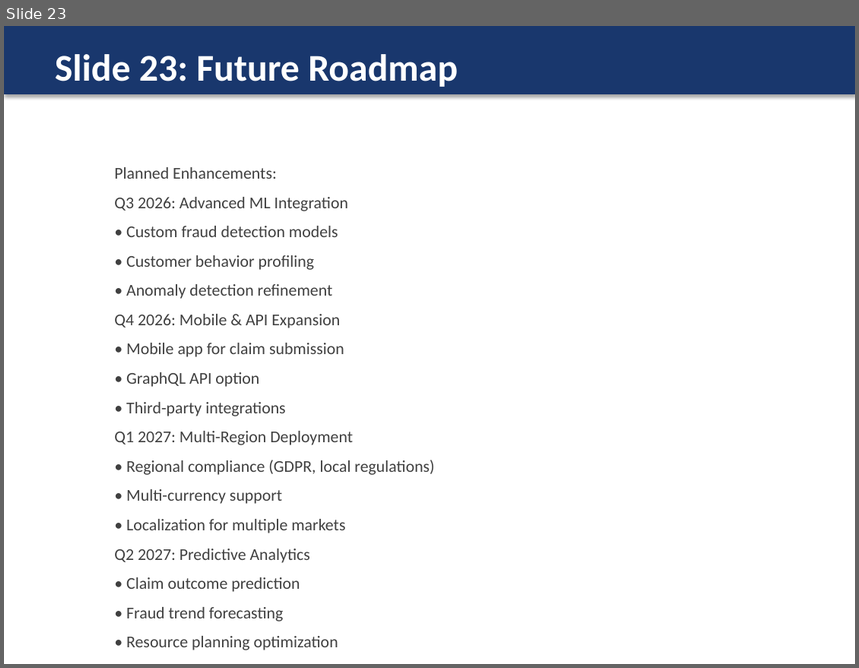
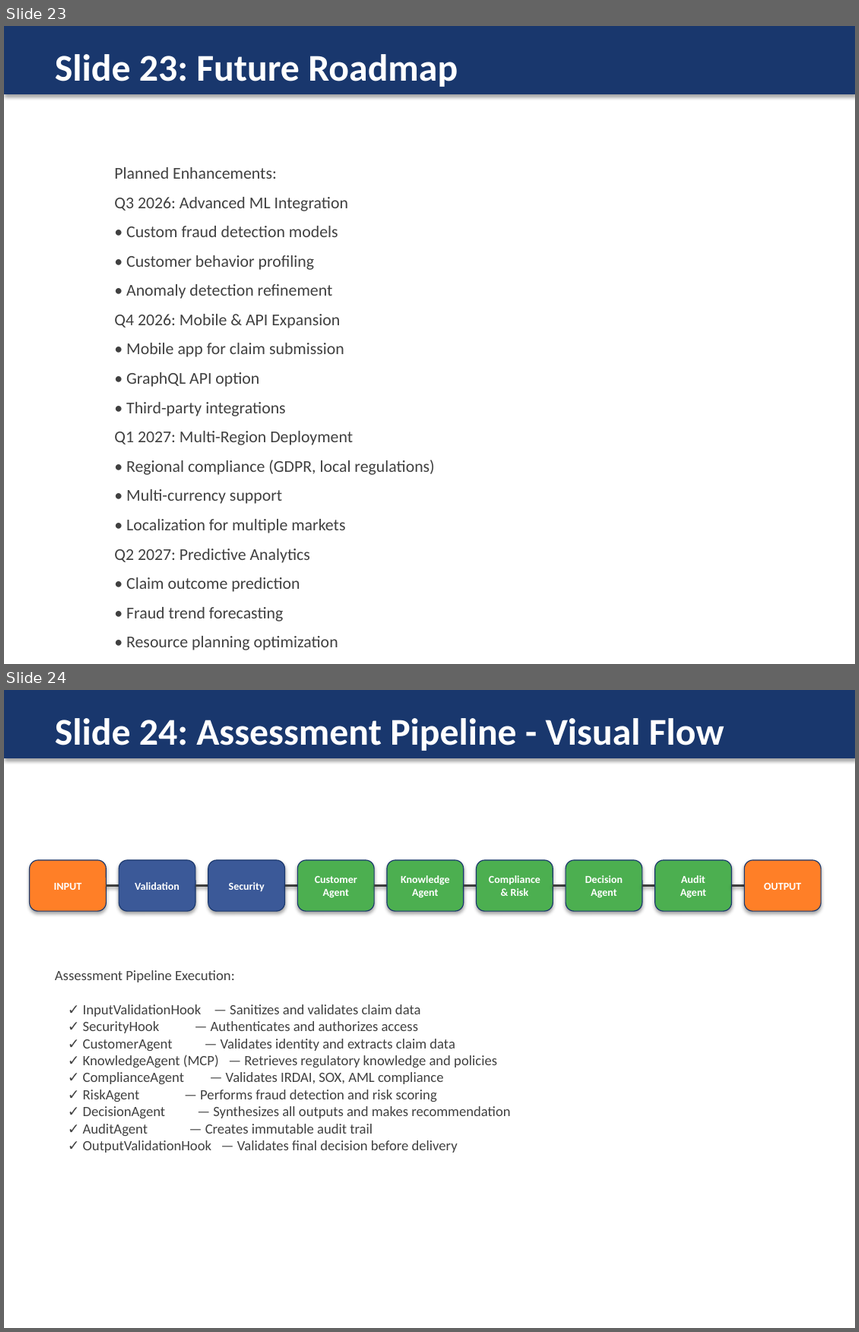
Before and after one commit to rvats01/Capstone_Project, a slide deck: docs/Insurance_Claim_Assessment_Presentation.pptx. Shown one above the other, each under a label of ours: slide 23 before the commit, slides 23 and 24 after it. The pictures are 859x668 and 859x1332 pixels, drawn with LibreOffice and Linux fonts; fonts in the diff are those of the drawing. Boxes give left, top, right and bottom in pixels: in the first picture for what was removed or moved away, otherwise in the second. Text is boxed around its words. In the diff, an @@ line names an element or a change of style, - is before the commit and + after.

Commit message:
Enhance presentation with 4 new visual slides (process flow, dashboard UI, agent interaction, assessment results)

```diff
--- a/docs/Insurance_Claim_Assessment_Presentation.pptx
+++ b/docs/Insurance_Claim_Assessment_Presentation.pptx
@@ slide 24 added at [4,690,855,1328], background #FFFFFF @@
@@ rectangle added at [4,690,855,758], fill #19376D, outline #19376D 0.75 pt @@
@@ text added at [55,718,724,751], 32 pt, text #FFFFFF, bold @@
+Slide 24: Assessment Pipeline - Visual Flow
@@ rounded rectangle added at [30,860,106,911], fill #FF7F27, outline #19376D 0.75 pt, 9 pt, text #FFFFFF, bold @@
+INPUT
@@ rounded rectangle added at [119,860,196,911], fill #3B5998, outline #19376D 0.75 pt, 9 pt, text #FFFFFF, bold @@
+Validation
@@ rounded rectangle added at [208,860,285,911], fill #3B5998, outline #19376D 0.75 pt, 9 pt, text #FFFFFF, bold @@
+Security
@@ rounded rectangle added at [297,860,374,911], fill #4CAF50, outline #19376D 0.75 pt, 9 pt, text #FFFFFF, bold @@
+Customer
+Agent
@@ rounded rectangle added at [387,860,464,911], fill #4CAF50, outline #19376D 0.75 pt, 9 pt, text #FFFFFF, bold @@
+Knowledge
+Agent
@@ rounded rectangle added at [477,860,553,911], fill #4CAF50, outline #19376D 0.75 pt, 9 pt, text #FFFFFF, bold @@
+Compliance
+& Risk
@@ rounded rectangle added at [566,860,642,911], fill #4CAF50, outline #19376D 0.75 pt, 9 pt, text #FFFFFF, bold @@
+Decision
+Agent
@@ rounded rectangle added at [655,860,732,911], fill #4CAF50, outline #19376D 0.75 pt, 9 pt, text #FFFFFF, bold @@
+Audit
+Agent
@@ rounded rectangle added at [744,860,821,911], fill #FF7F27, outline #19376D 0.75 pt, 9 pt, text #FFFFFF, bold @@
+OUTPUT
@@ line added from (106, 886) to (119, 886), #404040 2 pt @@
@@ line added from (196, 886) to (208, 886), #404040 2 pt @@
@@ line added from (285, 886) to (297, 886), #404040 2 pt @@
@@ line added from (374, 886) to (387, 886), #404040 2 pt @@
@@ line added from (464, 886) to (477, 886), #404040 2 pt @@
@@ line added from (553, 886) to (566, 886), #404040 2 pt @@
@@ line added from (642, 886) to (655, 886), #404040 2 pt @@
@@ line added from (732, 886) to (744, 886), #404040 2 pt @@
@@ text added at [55,970,510,1153], 12 pt, text #404040 @@
+Assessment Pipeline Execution:
+✓ InputValidationHook — Sanitizes and validates claim data
+✓ SecurityHook — Authenticates and authorizes access
+✓ CustomerAgent — Validates identity and extracts claim data
+✓ KnowledgeAgent (MCP) — Retrieves regulatory knowledge and policies
+✓ ComplianceAgent — Validates IRDAI, SOX, AML compliance
+✓ RiskAgent — Performs fraud detection and risk scoring
+✓ DecisionAgent — Synthesizes all outputs and makes recommendation
+✓ AuditAgent — Creates immutable audit trail
+✓ OutputValidationHook — Validates final decision before delivery
```
Also in this commit, not shown: 3 other slides added, 1 other file.
